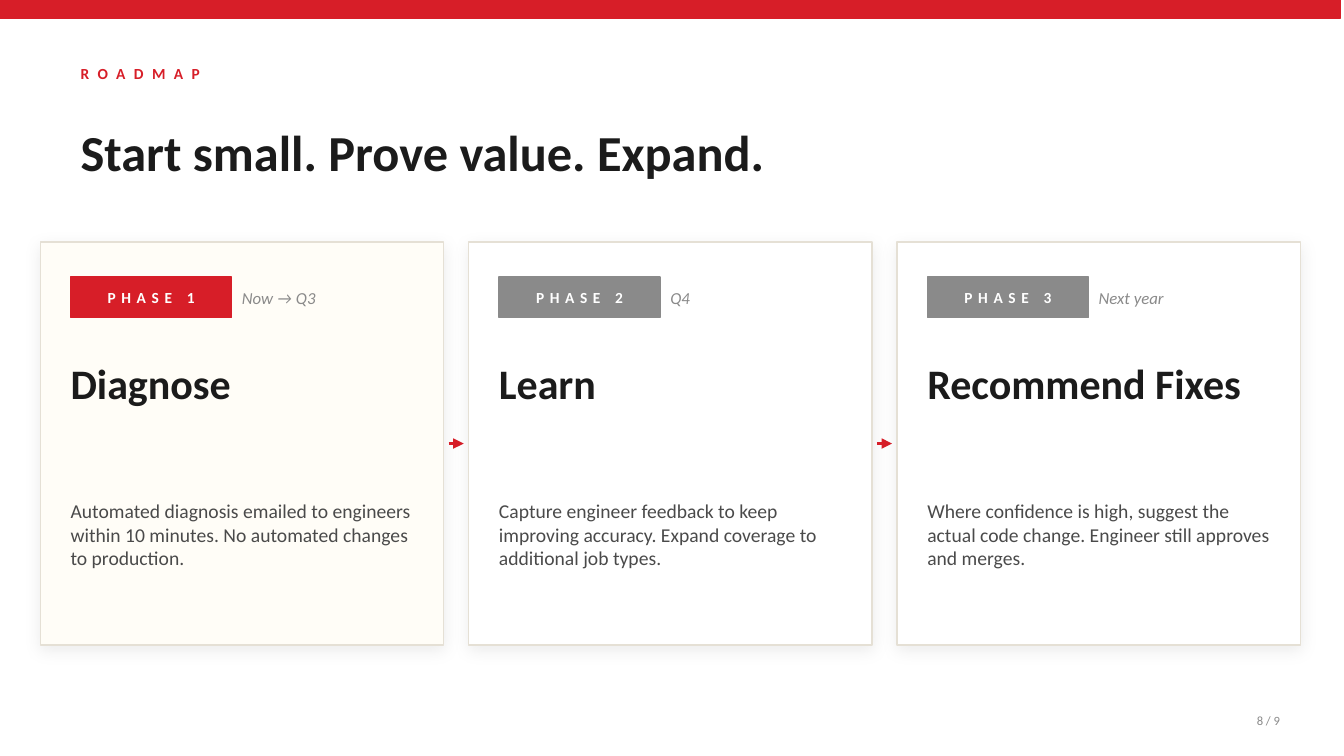
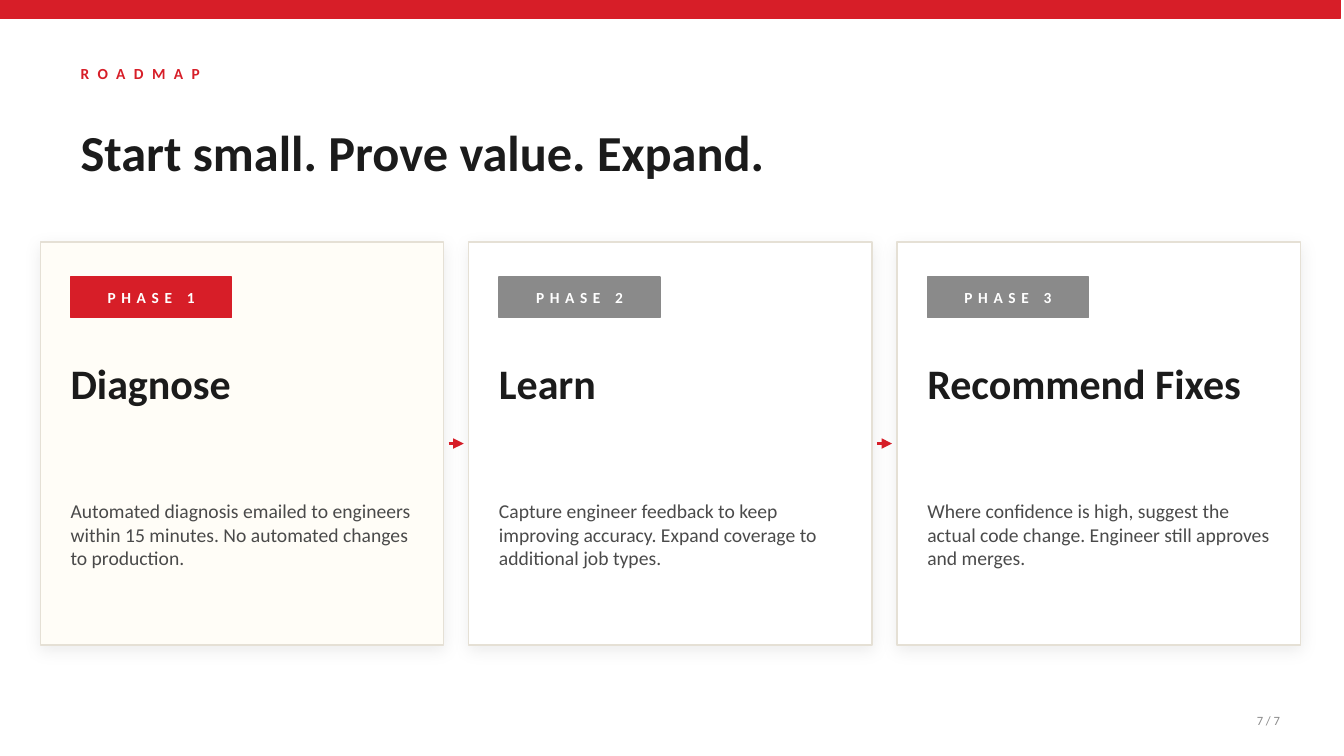
Before and after one commit to Snuthakki21/Copilot-docs, a slide deck: slide 7 of ppt/ETL_Incident_Diagnosis_Deck.pptx (slide 8 before the commit). Drawn at 1344x756 pixels with LibreOffice and Linux fonts; fonts in the diff are those of the drawing. Boxes give left, top, right and bottom in pixels: in the first picture for what was removed or moved away, otherwise in the second. Text is boxed around its words. In the diff, an @@ line names an element or a change of style, - is before the commit and + after.

```diff
--- a/ppt/ETL_Incident_Diagnosis_Deck.pptx
+++ b/ppt/ETL_Incident_Diagnosis_Deck.pptx
@@ text removed at box(242, 293, 316, 306) @@
-Now → Q3
@@ text removed at box(670, 293, 690, 306) @@
-Q4
@@ text removed at box(1099, 293, 1164, 307) @@
-Next year
@@ text at box(71, 504, 411, 568): text changed @@
-Automated diagnosis emailed to engineers within 10 minutes. No automated changes to production.
+Automated diagnosis emailed to engineers within 15 minutes. No automated changes to production.
@@ text at box(1257, 717, 1280, 725): text changed @@
-8 / 9
+7 / 7
```
Also in this commit, not shown: 4 other slides changed, 1 slide added, 3 slides removed.
